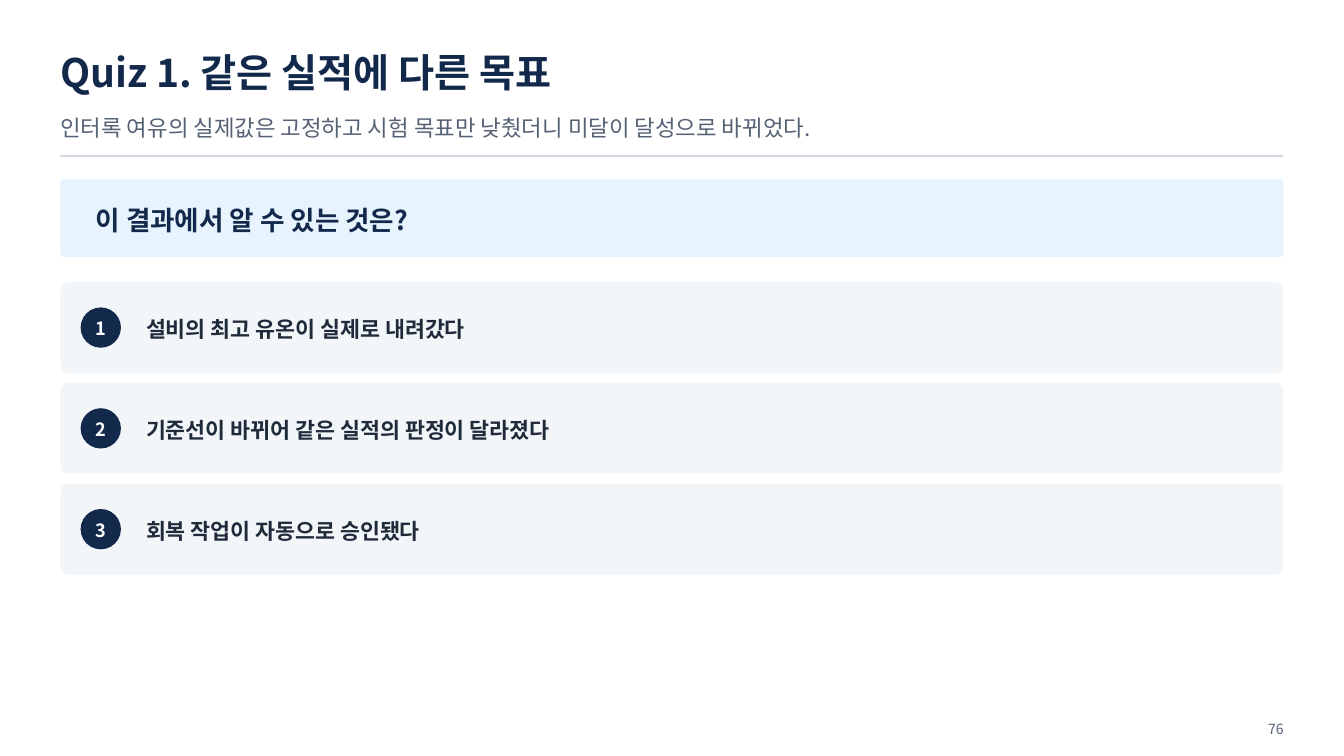
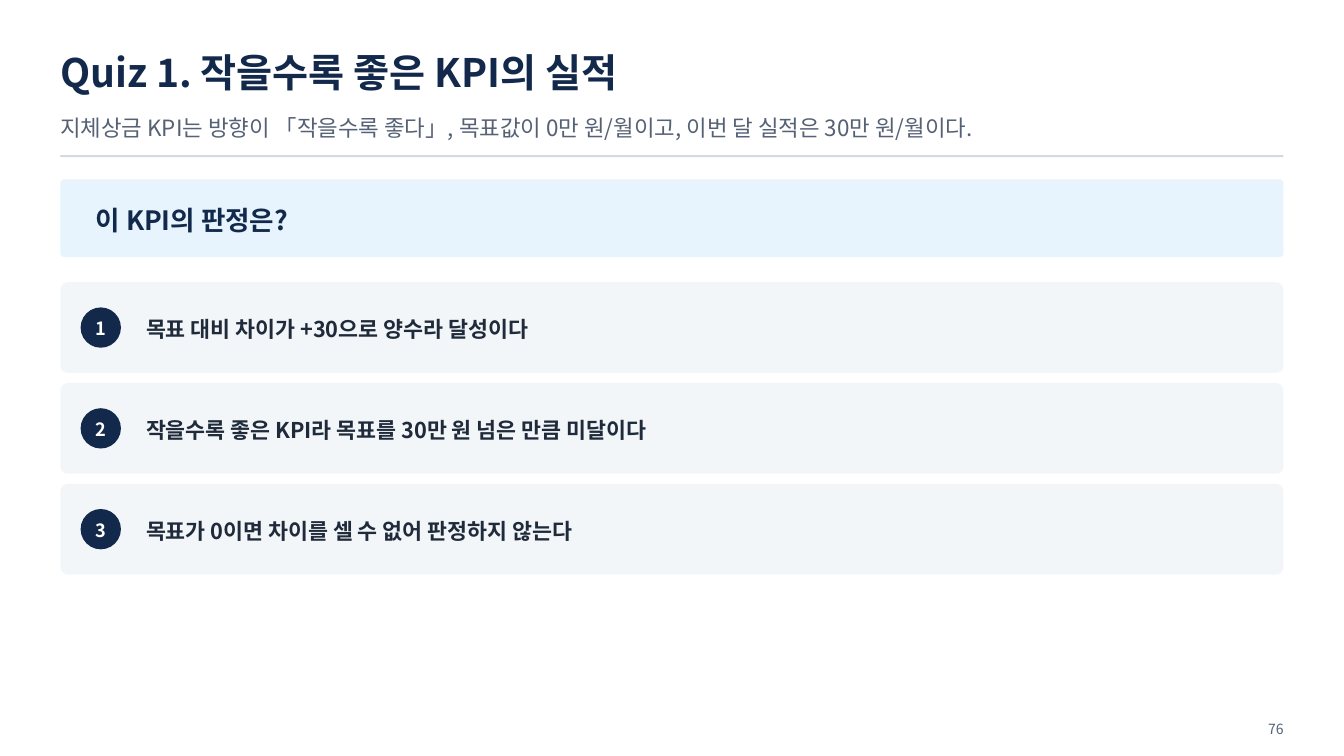
Before and after one commit to uengine-oss/hyd-iot-edu, a slide deck: slide 76 of workspace/강의제작/산출물/실전반/이론/03회차/실전반_03일차.pptx. Drawn at 1344x756 pixels with LibreOffice and Linux fonts; fonts in the diff are those of the drawing. Boxes give left, top, right and bottom in pixels: in the first picture for what was removed or moved away, otherwise in the second. Text is boxed around its words. In the diff, an @@ line names an element or a change of style, - is before the commit and + after.

Commit message:
실전반 3회차 덱 79장 닫음 — U8(Wrap-up · 복습 · 용어, 통합 4회차 02편 원본)과 U9(퀴즈 · 정답) 독립 검토 지적(8 · 3건) 고침 · 과정 용어 장부: 통합 4회차 줄의 옛 「진행 중」 13곳 지움, 「나누는 단위」 처음 장 42장, 실전 3회차 새 이름 셋(샘플 인스턴스 적재 · 본격 문서 인제스천, 조치 검토 결과, 작업 확인 카드) · 남은일에 실전 37 · 38행 미충족

```diff
--- a/workspace/강의제작/산출물/실전반/이론/03회차/실전반_03일차.pptx
+++ b/workspace/강의제작/산출물/실전반/이론/03회차/실전반_03일차.pptx
@@ text at [60,54,617,95]: text changed @@
-Quiz 1. 같은 실적에 다른 목표
+Quiz 1. 작을수록 좋은 KPI의 실적
@@ text at [60,117,972,140]: text changed @@
-인터록 여유의 실제값은 고정하고 시험 목표만 낮췄더니 미달이 달성으로 바뀌었다.
+지체상금 KPI는 방향이 「작을수록 좋다」, 목표값이 0만 원/월이고, 이번 달 실적은 30만 원/월이다.
@@ text at [96,207,288,233]: text changed @@
-이 결과에서 알 수 있는 것은?
+이 KPI의 판정은?
@@ text at [146,318,528,339]: text changed @@
-설비의 최고 유온이 실제로 내려갔다
+목표 대비 차이가 +30으로 양수라 달성이다
@@ text at [146,419,646,440]: text changed @@
-기준선이 바뀌어 같은 실적의 판정이 달라졌다
+작을수록 좋은 KPI라 목표를 30만 원 넘은 만큼 미달이다
@@ text at [146,520,572,541]: text changed @@
-회복 작업이 자동으로 승인됐다
+목표가 0이면 차이를 셀 수 없어 판정하지 않는다
```
Also in this commit, not shown: 9 other slides changed, 5 other files.
